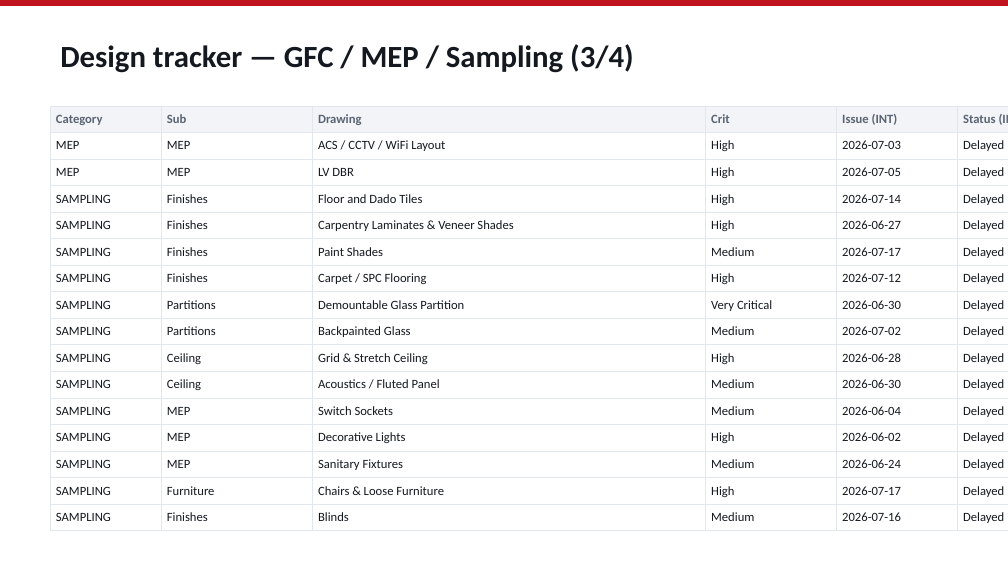
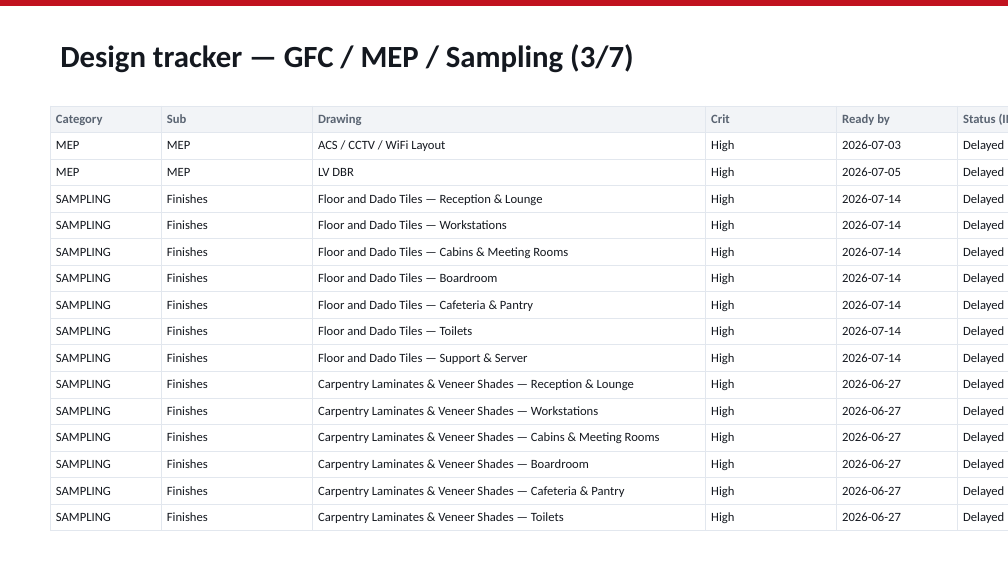
Before and after one commit to aayushdhoot/Planning-Engine, a slide deck: slide 11 of sample-output/skf-pune-internal-deck.pptx. Drawn at 1008x567 pixels with LibreOffice and Linux fonts; fonts in the diff are those of the drawing. Boxes give left, top, right and bottom in pixels: in the first picture for what was removed or moved away, otherwise in the second. Text is boxed around its words. In the diff, an @@ line names an element or a change of style, - is before the commit and + after.

```diff
--- a/sample-output/skf-pune-internal-deck.pptx
+++ b/sample-output/skf-pune-internal-deck.pptx
@@ text at box(60, 44, 634, 73): text changed @@
-Design tracker — GFC / MEP / Sampling (3/4)
+Design tracker — GFC / MEP / Sampling (3/7)
@@ table at box(50, 106, 1008, 527) @@
-row 1, column 5: Issue (INT)
+row 1, column 5: Ready by
-row 1, column 7: Approval
+row 1, column 7: Approval by
-row 4, column 3: Floor and Dado Tiles
+row 4, column 3: Floor and Dado Tiles — Reception & Lounge
-row 5: SAMPLING | Finishes | Carpentry Laminates & Veneer Shades | High | 2026-06-27 | Delayed | 2026-07-02 | Delayed
+row 5: SAMPLING | Finishes | Floor and Dado Tiles — Workstations | High | 2026-07-14 | Delayed | 2026-07-19 | Delayed
-row 6: SAMPLING | Finishes | Paint Shades | Medium | 2026-07-17 | Delayed | 2026-07-22 | Delayed
+row 6: SAMPLING | Finishes | Floor and Dado Tiles — Cabins & Meeting Rooms | High | 2026-07-14 | Delayed | 2026-07-19 | Delayed
-row 7, column 3: Carpet / SPC Flooring
+row 7, column 3: Floor and Dado Tiles — Boardroom
-row 7, column 5: 2026-07-12
+row 7, column 5: 2026-07-14
-row 8: SAMPLING | Partitions | Demountable Glass Partition | Very Critical | 2026-06-30 | Delayed | 2026-07-07 | Delayed
+row 8: SAMPLING | Finishes | Floor and Dado Tiles — Cafeteria & Pantry | High | 2026-07-14 | Delayed | 2026-07-19 | Delayed
-row 9: SAMPLING | Partitions | Backpainted Glass | Medium | 2026-07-02 | Delayed | 2026-07-07 | Delayed
+row 9: SAMPLING | Finishes | Floor and Dado Tiles — Toilets | High | 2026-07-14 | Delayed | 2026-07-19 | Delayed
-row 10: SAMPLING | Ceiling | Grid & Stretch Ceiling | High | 2026-06-28 | Delayed | 2026-07-05 | Delayed
+row 10: SAMPLING | Finishes | Floor and Dado Tiles — Support & Server | High | 2026-07-14 | Delayed | 2026-07-19 | Delayed
-row 11: SAMPLING | Ceiling | Acoustics / Fluted Panel | Medium | 2026-06-30 | Delayed | 2026-07-05 | Delayed
+row 11: SAMPLING | Finishes | Carpentry Laminates & Veneer Shades — Reception & Lounge | High | 2026-06-27 | Delayed | 2026-07-02 | Delayed
-row 12: SAMPLING | MEP | Switch Sockets | Medium | 2026-06-04 | Delayed | 2026-06-09 | Delayed
+row 12: SAMPLING | Finishes | Carpentry Laminates & Veneer Shades — Workstations | High | 2026-06-27 | Delayed | 2026-07-02 | Delayed
-row 13: SAMPLING | MEP | Decorative Lights | High | 2026-06-02 | Delayed | 2026-06-09 | Delayed
+row 13: SAMPLING | Finishes | Carpentry Laminates & Veneer Shades — Cabins & Meeting Rooms | High | 2026-06-27 | Delayed | 2026-07-02 | Delayed
-row 14: SAMPLING | MEP | Sanitary Fixtures | Medium | 2026-06-24 | Delayed | 2026-06-29 | Delayed
+row 14: SAMPLING | Finishes | Carpentry Laminates & Veneer Shades — Boardroom | High | 2026-06-27 | Delayed | 2026-07-02 | Delayed
-row 15: SAMPLING | Furniture | Chairs & Loose Furniture | High | 2026-07-17 | Delayed | 2026-07-24 | Delayed
+row 15: SAMPLING | Finishes | Carpentry Laminates & Veneer Shades — Cafeteria & Pantry | High | 2026-06-27 | Delayed | 2026-07-02 | Delayed
-row 16: SAMPLING | Finishes | Blinds | Medium | 2026-07-16 | Delayed | 2026-07-21 | Delayed
+row 16: SAMPLING | Finishes | Carpentry Laminates & Veneer Shades — Toilets | High | 2026-06-27 | Delayed | 2026-07-02 | Delayed
```
Also in this commit, not shown: 10 other slides changed, 7 slides added, 32 other files.
